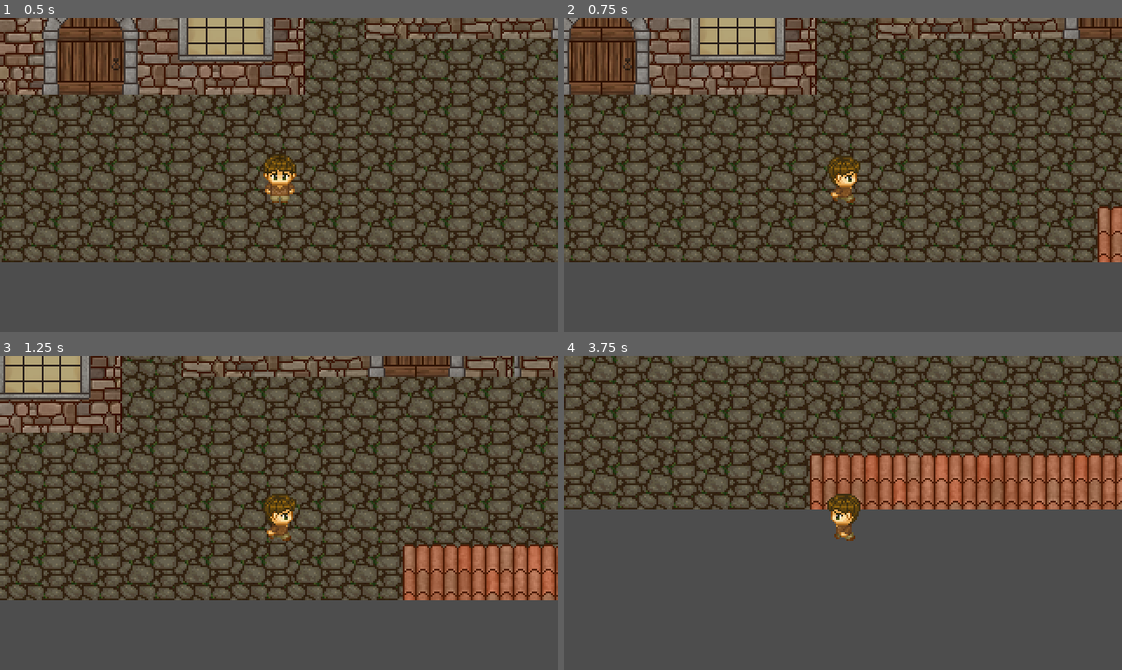
Above: before the commit, frames 1-4 (two rows, left to right).
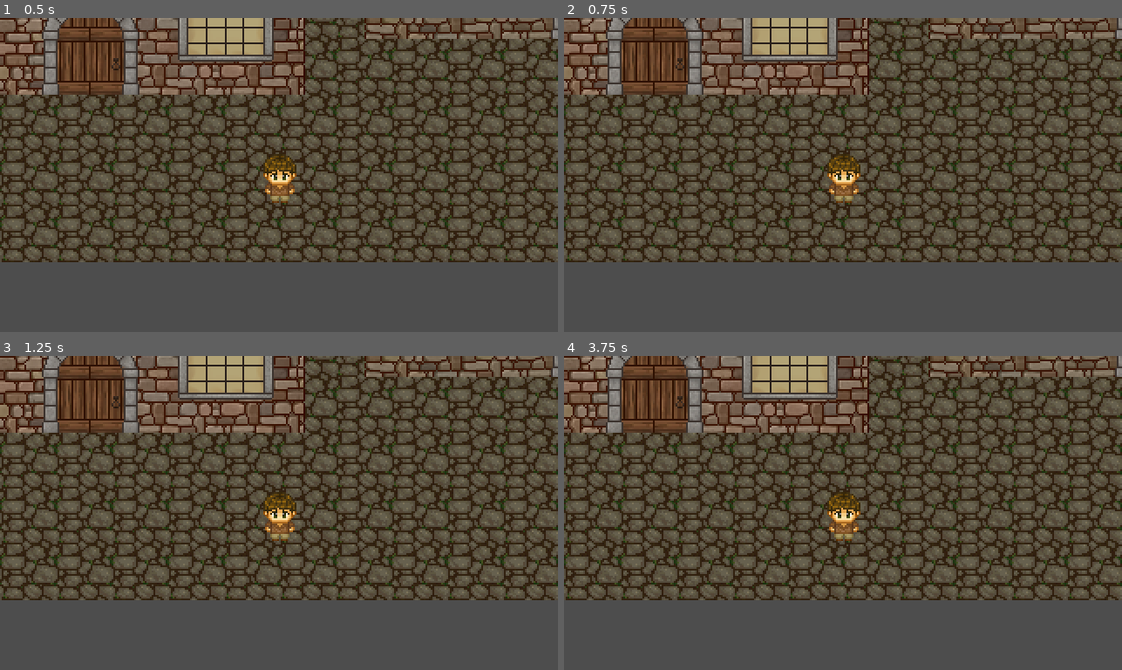
Above: after the commit, the same moments.

Repository: Camlui12/a_formula_secreta_Godot
Game: Godot game, scene res://scenes/levels/level_1.tscn
Two runs of this game, one before a commit and one after it. Both use one fixed random seed, a clock stepped at 60 frames per second and the inputs below. The project has no main scene, so this scene is started directly.
Inputs (mouse positions are in pixels of both pictures, inside the frame that each line leads up to):
- Up to frame 1 (0.5 s): no input
- Up to frame 2 (0.75 s): tap Enter (ui_accept) at 0.5 s; move the mouse to (965, 159) at 0.52 s; hold Right (ui_right) from 0.53 s (still down); click (965, 159) at 0.67 s
- Up to frame 3 (1.25 s): keep holding Right (ui_right); tap Enter (ui_accept) at 0.77 s
- Up to frame 4 (3.75 s): move the mouse to (731, 528) at 1.27 s; release Right (ui_right) at 1.28 s; hold Down (ui_down) 1.28-2.03 s; tap Enter (ui_accept) at 1.52, 3.02 s; move the mouse to (898, 443) at 2.02 s; hold Right (ui_right) 2.03-2.78 s; move the mouse to (815, 575) at 2.77 s; hold Up (ui_up) 2.78-3.53 s; click (815, 575) at 2.92 s; move the mouse to (1010, 560) at 3.52 s; hold Left (ui_left) from 3.53 s (still down)

Frame 1 is identical in both runs. In frame 2, 36% of the frame differs, in the area x 0-100%, y 0-78%; in frame 3, 45%; in frame 4, 48%.

Commit message:
implementa uma versão inicial da state machine + refatora controller do jogador para abordagem  baseada em state machine

Diff:
--- a/project.godot
+++ b/project.godot
@@ -22,6 +22,29 @@
 window/size/window_height_override=720
 window/stretch/mode="viewport"
 
+[input]
+
+move_left={
+"deadzone": 0.2,
+"events": [Object(InputEventKey,"resource_local_to_scene":false,"resource_name":"","device":-1,"window_id":0,"alt_pressed":false,"shift_pressed":false,"ctrl_pressed":false,"meta_pressed":false,"pressed":false,"keycode":0,"physical_keycode":65,"key_label":0,"unicode":97,"location":0,"echo":false,"script":null)
+]
+}
+move_right={
+"deadzone": 0.2,
+"events": [Object(InputEventKey,"resource_local_to_scene":false,"resource_name":"","device":-1,"window_id":0,"alt_pressed":false,"shift_pressed":false,"ctrl_pressed":false,"meta_pressed":false,"pressed":false,"keycode":0,"physical_keycode":68,"key_label":0,"unicode":100,"location":0,"echo":false,"script":null)
+]
+}
+move_up={
+"deadzone": 0.2,
+"events": [Object(InputEventKey,"resource_local_to_scene":false,"resource_name":"","device":-1,"window_id":0,"alt_pressed":false,"shift_pressed":false,"ctrl_pressed":false,"meta_pressed":false,"pressed":false,"keycode":0,"physical_keycode":87,"key_label":0,"unicode":119,"location":0,"echo":false,"script":null)
+]
+}
+move_down={
+"deadzone": 0.2,
+"events": [Object(InputEventKey,"resource_local_to_scene":false,"resource_name":"","device":-1,"window_id":0,"alt_pressed":false,"shift_pressed":false,"ctrl_pressed":false,"meta_pressed":false,"pressed":false,"keycode":0,"physical_keycode":83,"key_label":0,"unicode":115,"location":0,"echo":false,"script":null)
+]
+}
+
 [physics]
 
 3d/physics_engine="Jolt Physics"
--- /dev/null
+++ b/scenes/characters/States/idle_state.gd
@@ -0,0 +1,11 @@
+class_name IdleState
+extends State
+
+func entrar() -> void:
+	entidade.velocity = Vector2.ZERO
+	sprite_anim.play("idle_" + (entidade as Player).obter_direcao_cardinal())
+
+func atualizar_fisica(_delta: float) -> void:
+	var dir := (entidade as Player).capturar_direcao_entrada()
+	if dir != Vector2.ZERO:
+		transicionado.emit(self, &"walk")
--- /dev/null
+++ b/scenes/characters/States/move_state.gd
@@ -0,0 +1,15 @@
+class_name  WalkState
+extends State
+
+func atualizar_fisica(_delta: float) -> void:
+	var player := entidade as Player
+	var dir := player.capturar_direcao_entrada()
+
+	if dir == Vector2.ZERO:
+		transicionado.emit(self, &"idle")
+		return
+
+	player.velocity = dir.normalized() * player.speed
+	player.move_and_slide()
+
+	sprite_anim.play("walk_" + player.obter_direcao_cardinal())
--- a/scenes/characters/player.gd
+++ b/scenes/characters/player.gd
@@ -1,27 +1,24 @@
+class_name Player
 extends CharacterBody2D
-const SPEED = 150.0
-@onready var anim = $AnimatedSprite2D
 
-var last_direction = "down"
+@export var speed = 60.0
 
-func _physics_process(_delta):
-	var direction = Input.get_vector("ui_left", "ui_right", "ui_up", "ui_down")
+var direcao_apontada: Vector2 = Vector2.DOWN
 
-	velocity = direction * SPEED
-	move_and_slide()
+func capturar_direcao_entrada() -> Vector2:
+	var direcao := Input.get_vector("move_left", "move_right", "move_up", "move_down")
+	if direcao != Vector2.ZERO:
+		if abs(direcao.x) > abs(direcao.y): # prioridade ortogonal
+			direcao_apontada = Vector2.RIGHT if direcao.x > 0 else Vector2.LEFT
+		else:
+			direcao_apontada = Vector2.DOWN if direcao.y > 0 else Vector2.UP
+	return direcao
 
-	if direction != Vector2.ZERO:
-		if direction.x > 0:
-			anim.play("walk_right")
-			last_direction = "right"
-		elif direction.x < 0:
-			anim.play("walk_left")
-			last_direction = "left"
-		elif direction.y > 0:
-			anim.play("walk_down")
-			last_direction = "down"
-		elif direction.y < 0:
-			anim.play("walk_up")
-			last_direction = "up"
-	else:
-		anim.play("idle_" + last_direction)
+
+func obter_direcao_cardinal() -> String:
+	match direcao_apontada:
+		Vector2.UP: return "up"
+		Vector2.DOWN: return "down"
+		Vector2.LEFT: return "left"
+		Vector2.RIGHT: return "right"
+		_: return "down"
--- a/scenes/characters/player.tscn
+++ b/scenes/characters/player.tscn
@@ -2,6 +2,9 @@
 
 [ext_resource type="Texture2D" uid="uid://bucf5u5h07v0y" path="res://assets/sprites/young_niccolo.png" id="1_4flbx"]
 [ext_resource type="Script" uid="uid://cdv25bo5glp84" path="res://scenes/characters/player.gd" id="1_onrkg"]
+[ext_resource type="Script" uid="uid://b8ksrhk6ixvsm" path="res://scenes/characters/States/idle_state.gd" id="3_76oj4"]
+[ext_resource type="Script" uid="uid://b65dlwqoleykg" path="res://scripts/State Machine/state_machine.gd" id="3_atpat"]
+[ext_resource type="Script" uid="uid://cy4d07ae7olgd" path="res://scenes/characters/States/move_state.gd" id="4_dyp2m"]
 
 [sub_resource type="AtlasTexture" id="AtlasTexture_w1kjt"]
 atlas = ExtResource("1_4flbx")
@@ -166,7 +169,7 @@
 
 [node name="AnimatedSprite2D" type="AnimatedSprite2D" parent="." unique_id=1319964094]
 sprite_frames = SubResource("SpriteFrames_onrkg")
-animation = &"idle_up"
+animation = &"walk_up"
 
 [node name="CollisionShape2D" type="CollisionShape2D" parent="." unique_id=467831820]
 position = Vector2(0, 7)
@@ -174,3 +177,13 @@
 
 [node name="Camera2D" type="Camera2D" parent="." unique_id=1375361595]
 process_callback = 0
+
+[node name="StateMachine" type="Node" parent="." unique_id=870089260 node_paths=PackedStringArray("estado_inicial")]
+script = ExtResource("3_atpat")
+estado_inicial = NodePath("Idle")
+
+[node name="Idle" type="Node" parent="StateMachine" unique_id=1612296309]
+script = ExtResource("3_76oj4")
+
+[node name="Walk" type="Node" parent="StateMachine" unique_id=237758840]
+script = ExtResource("4_dyp2m")
--- /dev/null
+++ b/scripts/State Machine/state.gd
@@ -0,0 +1,23 @@
+class_name State
+extends Node
+
+@warning_ignore("unused_signal")
+signal transicionado(estado: State,novo_estado: StringName)
+
+var entidade: CharacterBody2D
+var sprite_anim: AnimatedSprite2D
+
+func entrar() -> void:
+	pass
+
+func sair() -> void:
+	pass
+
+func lidar_input(_event: InputEvent) -> void:
+	pass
+
+func atualizar(_delta: float) -> void:
+	pass
+
+func atualizar_fisica(_delta: float) -> void:
+	pass
--- /dev/null
+++ b/scripts/State Machine/state_machine.gd
@@ -0,0 +1,52 @@
+class_name StateMachine
+extends Node
+
+@export var estado_inicial: State
+
+var estado_atual: State
+var estados: Dictionary = {}
+
+func _ready() -> void:
+	await owner.ready
+
+	var entidade = owner as CharacterBody2D
+	var sprite_anim = owner.get_node_or_null("AnimatedSprite2D") as AnimatedSprite2D
+
+	for child in get_children():
+		if child is State:
+			estados[child.name.to_lower()] = child
+			child.entidade = entidade
+			child.sprite_anim = sprite_anim
+			child.transicionado.connect(on_child_transitioned)
+
+	if estado_inicial:
+		estado_atual = estado_inicial
+		estado_atual.entrar()
+
+func _unhandled_input(event: InputEvent) -> void:
+	if estado_atual:
+		estado_atual.lidar_input(event)
+
+func _process(delta: float) -> void:
+	if estado_atual:
+		estado_atual.atualizar(delta)
+
+func _physics_process(delta: float) -> void:
+	if estado_atual:
+		estado_atual.atualizar_fisica(delta)
+
+func on_child_transitioned(estado: State, novo_estado_nome: StringName) -> void:
+	if estado != estado_atual:
+		return
+
+	var novo_estado: State = estados.get(novo_estado_nome.to_lower())
+	if not novo_estado:
+		push_warning("Estado Inexistente: %s" % novo_estado_nome)
+		return
+
+	if novo_estado == estado_atual:
+		return
+
+	estado_atual.sair()
+	estado_atual = novo_estado
+	novo_estado.entrar()
Empty file removed: animated_sprite_2d.gd
Not shown, removed: animated_sprite_2d.gd.uid
Not shown, added: scenes/characters/States/idle_state.gd.uid
Not shown, added: scenes/characters/States/move_state.gd.uid
Not shown, added: scripts/State Machine/state.gd.uid
Not shown, added: scripts/State Machine/state_machine.gd.uid
